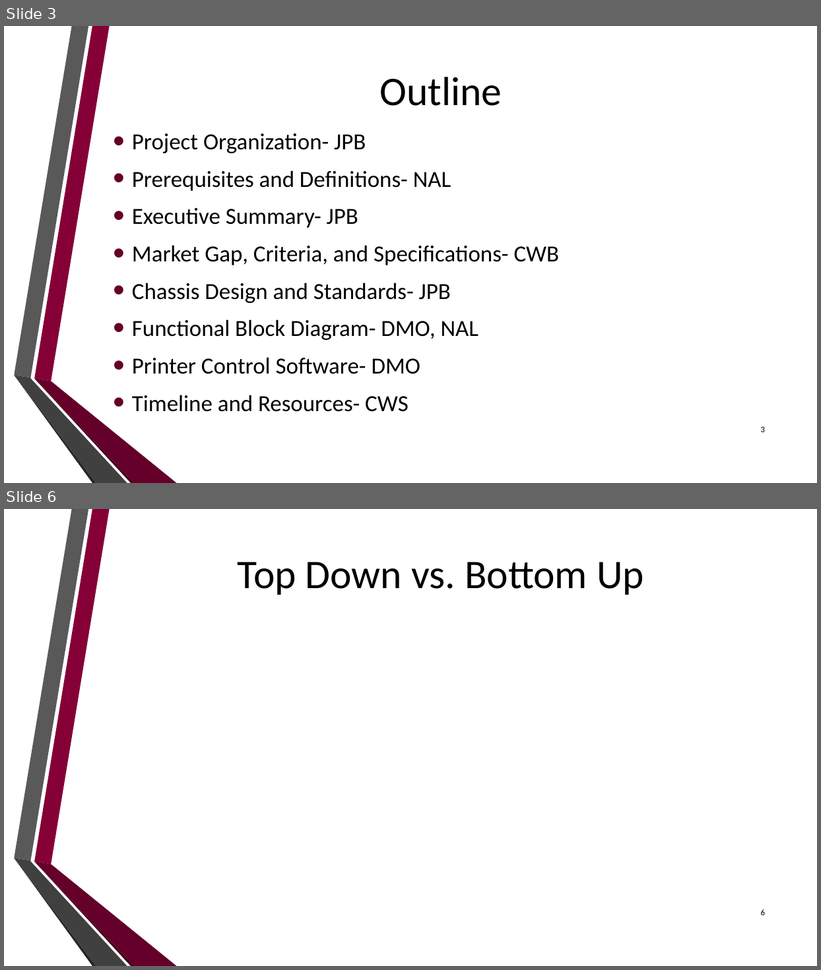
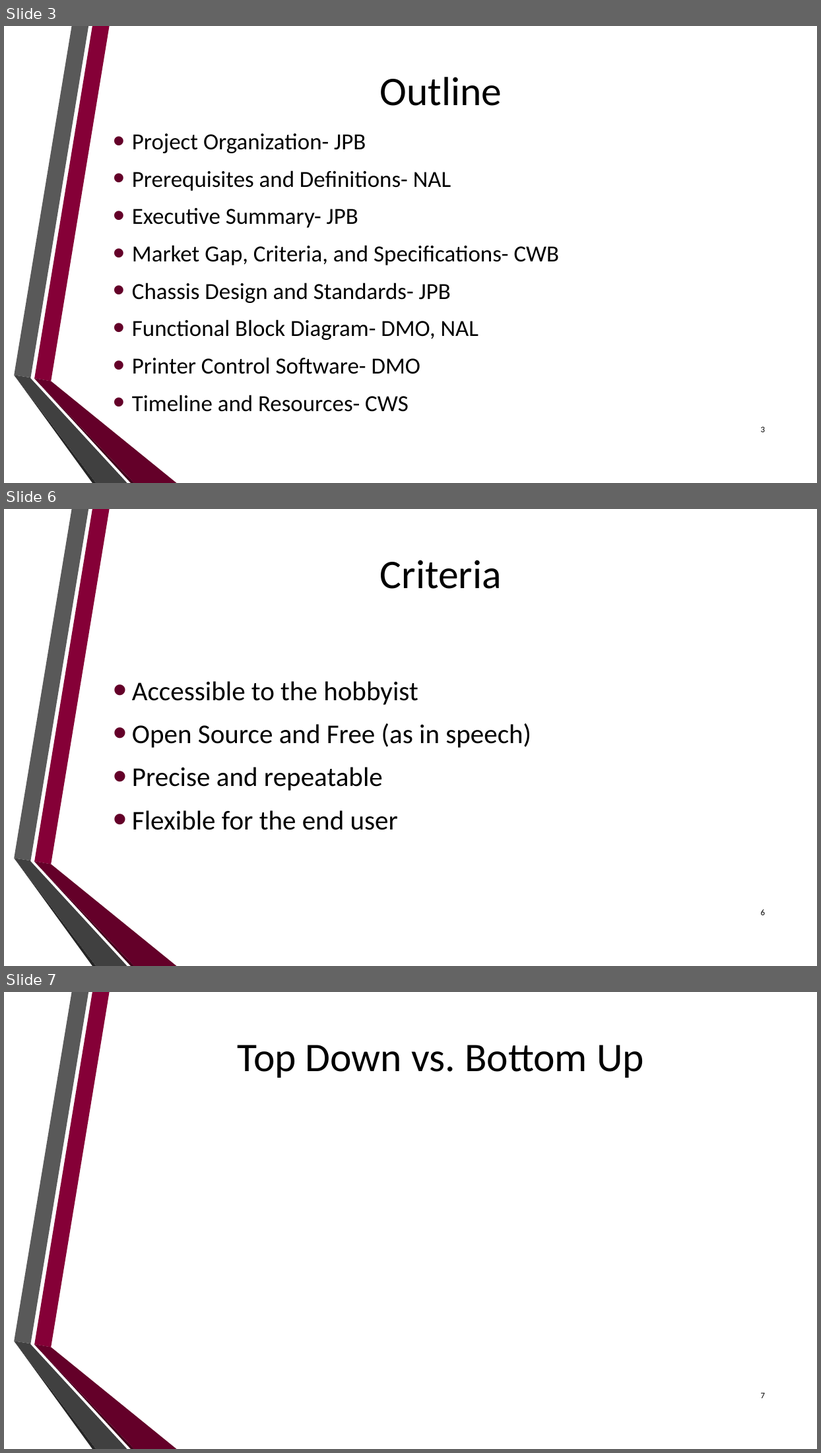
Before and after one commit to dan-olsen/SeniorDesign, a slide deck: Presentations/DesignPres/DesignPres-75.pptx. Shown one above the other, each under a label of ours: slides 3 and 6 before the commit, slides 3, 6 and 7 after it; the slides between them are not shown. The pictures are 821x970 and 821x1453 pixels, drawn with LibreOffice and Linux fonts; fonts in the diff are those of the drawing; background and template pictures are left out. Boxes give left, top, right and bottom in pixels: in the first picture for what was removed or moved away, otherwise in the second. Text is boxed around its words. In the diff, an @@ line names an element or a change of style, - is before the commit and + after.

```diff
--- a/Presentations/DesignPres/DesignPres-75.pptx
+++ b/Presentations/DesignPres/DesignPres-75.pptx
@@ slide 6 added at [4, 509, 817, 966], background picture (left out); not listed: 6 template elements that a slide beside it also shows @@
@@ title added at [380, 560, 502, 589], 48 pt, text #000000 @@
+Criteria
@@ text added at [132, 681, 531, 830], 32 pt, text #000000 @@
+• Accessible to the hobbyist
+• Open Source and Free (as in speech)
+• Precise and repeatable
+• Flexible for the end user
@@ page number added at [761, 910, 765, 916], 10 pt, text #000000 @@
+6
@@ what was slide 6 is now slide 7 @@
@@ page number at [761, 1393, 765, 1399]: text changed @@
-6
+7
```
Also in this commit, not shown: 4 slides changed, 2 other slides added, 2 slides removed, 1 other file.
